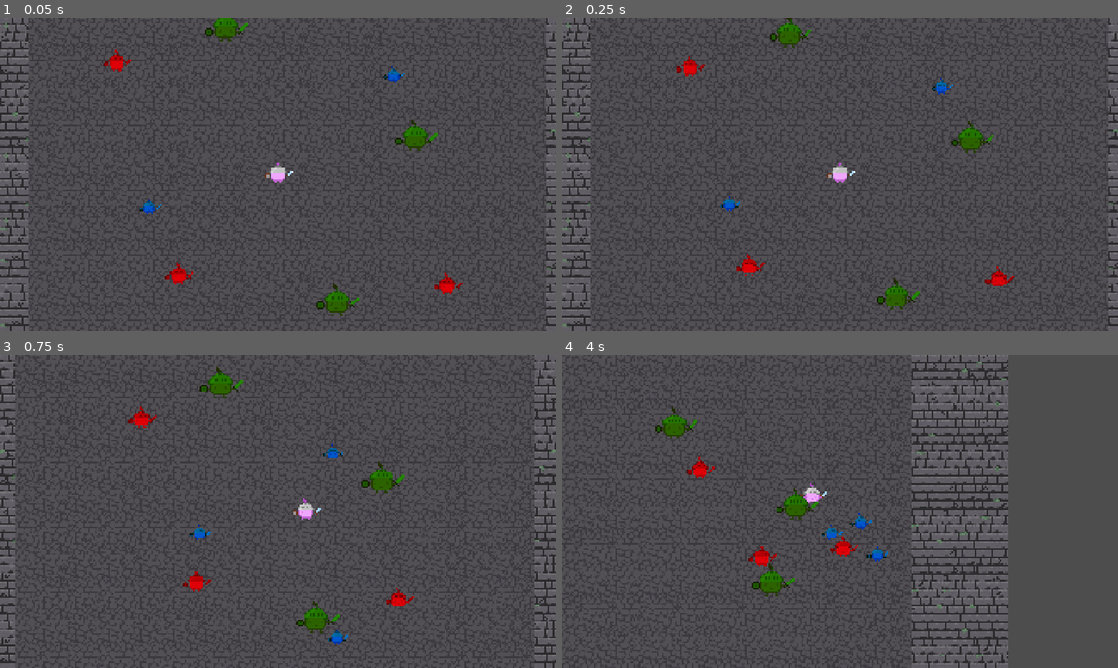
Above: before the commit, frames 1-4 (two rows, left to right).
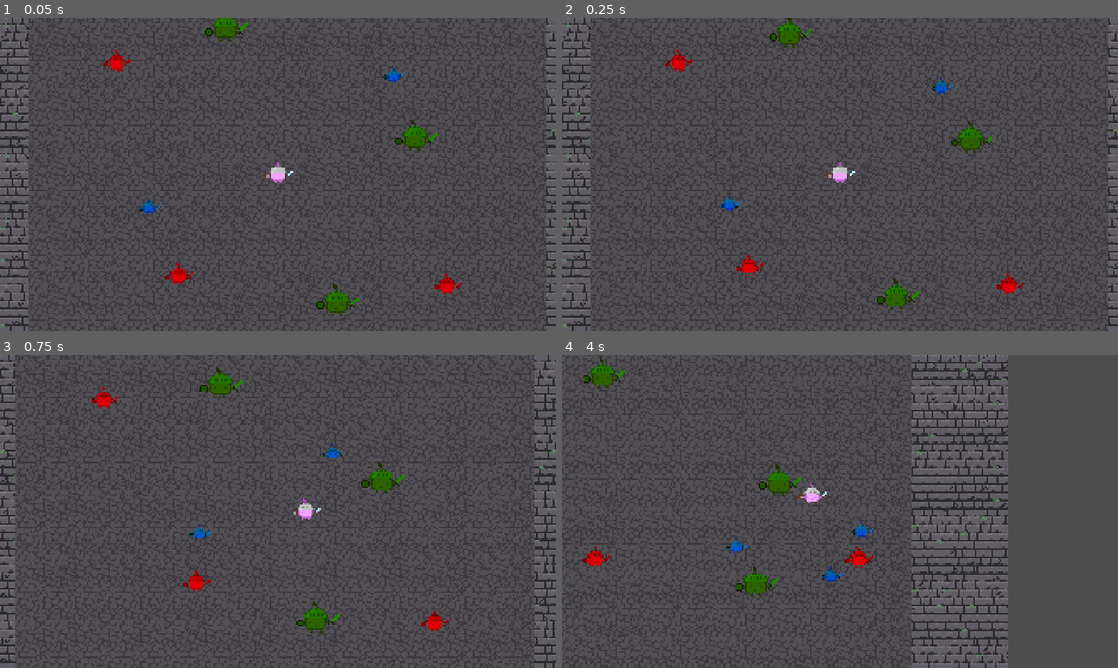
Above: after the commit, the same moments.

Repository: Mystievous/2025-mini-level-1
Game: Godot game, scene res://dev_workspaces/artemis/enemies/enemy_test_scene.tscn
Two runs of this game, one before a commit and one after it. Both use one fixed random seed, a clock stepped at 60 frames per second and the inputs below. The project has no main scene, so this scene is started directly.
Inputs:
- Up to frame 1 (0.05 s): no input
- Up to frame 2 (0.25 s): no input
- Up to frame 3 (0.75 s): hold Right (ui_right) from 0.53 s (still down)
- Up to frame 4 (4 s): release Right (ui_right) at 1.28 s; hold Down (ui_down) 1.28-2.03 s; hold Right (ui_right) 2.03-2.78 s; hold Up (ui_up) 2.78-3.53 s; hold Left (ui_left) from 3.53 s (still down)

Frame 1 is identical in both runs. In frame 2, 0.5% of the frame differs, in the area x 18-84%, y 10-89%; in frame 3, 0.6%; in frame 4, 2.9%, in the area x 3-59%, y 0-78%.

Commit message:
enemy detection range + wandering

Diff:
--- a/characters/enemies/jester.tscn
+++ b/characters/enemies/jester.tscn
@@ -15,6 +15,9 @@
 [sub_resource type="CircleShape2D" id="CircleShape2D_pfnhy"]
 radius = 46.043457
 
+[sub_resource type="CircleShape2D" id="CircleShape2D_fry3h"]
+radius = 160.0125
+
 [node name="Jester" type="CharacterBody2D"]
 collision_layer = 4
 
@@ -22,7 +25,6 @@
 shape = SubResource("RectangleShape2D_g64rt")
 
 [node name="Hitbox" parent="." instance=ExtResource("2_rmiuj")]
-use_color = true
 
 [node name="CollisionShape2D" type="CollisionShape2D" parent="Hitbox"]
 position = Vector2(0, -1.5)
@@ -33,7 +35,8 @@
 modulate = Color(0.93314946, 0, 0.026759928, 1)
 texture = ExtResource("1_wtjtx")
 
-[node name="EnemyBehavior" parent="." instance=ExtResource("3_kyeje")]
+[node name="EnemyBehavior" parent="." node_paths=PackedStringArray("player_detection_area") instance=ExtResource("3_kyeje")]
+player_detection_area = NodePath("../DetectionArea")
 speed_multiplier = 0.6
 
 [node name="EnemyAttack" parent="." node_paths=PackedStringArray("enemySprite", "enemyBehavior") instance=ExtResource("4_rmiuj")]
@@ -44,3 +47,12 @@
 [node name="CollisionShape2D" type="CollisionShape2D" parent="EnemyAttack"]
 shape = SubResource("CircleShape2D_pfnhy")
 debug_color = Color(0.9098039, 0.34509805, 0.3529412, 0.101960786)
+
+[node name="DetectionArea" type="Area2D" parent="."]
+collision_layer = 0
+collision_mask = 2
+monitorable = false
+
+[node name="CollisionShape2D" type="CollisionShape2D" parent="DetectionArea"]
+shape = SubResource("CircleShape2D_fry3h")
+debug_color = Color(0.2509804, 0.5058824, 1, 0.13333334)
--- a/characters/enemies/moth.tscn
+++ b/characters/enemies/moth.tscn
@@ -15,6 +15,9 @@
 [sub_resource type="CircleShape2D" id="CircleShape2D_ek5n7"]
 radius = 29.017237
 
+[sub_resource type="CircleShape2D" id="CircleShape2D_qpu0q"]
+radius = 160.0125
+
 [node name="Moth" type="CharacterBody2D"]
 collision_layer = 4
 
@@ -22,7 +25,6 @@
 shape = SubResource("RectangleShape2D_g64rt")
 
 [node name="Hitbox" parent="." instance=ExtResource("1_17k4o")]
-use_color = true
 color = 2
 
 [node name="CollisionShape2D" type="CollisionShape2D" parent="Hitbox"]
@@ -35,12 +37,14 @@
 scale = Vector2(0.75, 0.75)
 texture = ExtResource("2_6bx76")
 
-[node name="EnemyBehavior" parent="." instance=ExtResource("3_ek5n7")]
+[node name="EnemyBehavior" parent="." node_paths=PackedStringArray("player_detection_area") instance=ExtResource("3_ek5n7")]
 avoidance_layers = 4
 avoidance_mask = 4
+player_detection_area = NodePath("../DetectionArea")
 speed_multiplier = 0.9
 
 [node name="EnemyAttack" parent="." node_paths=PackedStringArray("enemySprite", "enemyBehavior") instance=ExtResource("4_6bx76")]
+attack_color = 2
 effect_scene = ExtResource("5_ek5n7")
 enemySprite = NodePath("../Sprite2D")
 enemyBehavior = NodePath("../EnemyBehavior")
@@ -48,3 +52,12 @@
 [node name="CollisionShape2D" type="CollisionShape2D" parent="EnemyAttack"]
 shape = SubResource("CircleShape2D_ek5n7")
 debug_color = Color(0.9098039, 0.34509805, 0.3529412, 0.101960786)
+
+[node name="DetectionArea" type="Area2D" parent="."]
+collision_layer = 0
+collision_mask = 2
+monitorable = false
+
+[node name="CollisionShape2D" type="CollisionShape2D" parent="DetectionArea"]
+shape = SubResource("CircleShape2D_qpu0q")
+debug_color = Color(0.2509804, 0.5058824, 1, 0.13333334)
--- a/characters/enemies/tree.tscn
+++ b/characters/enemies/tree.tscn
@@ -15,6 +15,9 @@
 [sub_resource type="CircleShape2D" id="CircleShape2D_pllno"]
 radius = 47.0
 
+[sub_resource type="CircleShape2D" id="CircleShape2D_7tyb5"]
+radius = 160.0125
+
 [node name="Tree" type="CharacterBody2D"]
 collision_layer = 4
 
@@ -22,7 +25,6 @@
 shape = SubResource("RectangleShape2D_g64rt")
 
 [node name="Hitbox" parent="." instance=ExtResource("1_3k34j")]
-use_color = true
 color = 1
 
 [node name="CollisionShape2D" type="CollisionShape2D" parent="Hitbox"]
@@ -35,13 +37,15 @@
 scale = Vector2(1.5, 1.5)
 texture = ExtResource("2_6xidp")
 
-[node name="EnemyBehavior" parent="." instance=ExtResource("3_pllno")]
+[node name="EnemyBehavior" parent="." node_paths=PackedStringArray("player_detection_area") instance=ExtResource("3_pllno")]
 avoidance_layers = 2
 avoidance_mask = 2
+player_detection_area = NodePath("../DetectionArea")
 target_distance_from_player = 50.0
 speed_multiplier = 0.3
 
 [node name="EnemyAttack" parent="." node_paths=PackedStringArray("enemySprite", "enemyBehavior") instance=ExtResource("4_6xidp")]
+attack_color = 1
 effect_scene = ExtResource("5_pllno")
 enemySprite = NodePath("../Sprite2D")
 enemyBehavior = NodePath("../EnemyBehavior")
@@ -49,3 +53,12 @@
 [node name="CollisionShape2D" type="CollisionShape2D" parent="EnemyAttack"]
 shape = SubResource("CircleShape2D_pllno")
 debug_color = Color(0.9098039, 0.34509805, 0.3529412, 0.101960786)
+
+[node name="DetectionArea" type="Area2D" parent="."]
+collision_layer = 0
+collision_mask = 2
+monitorable = false
+
+[node name="CollisionShape2D" type="CollisionShape2D" parent="DetectionArea"]
+shape = SubResource("CircleShape2D_7tyb5")
+debug_color = Color(0.2509804, 0.5058824, 1, 0.13333334)
--- a/components/enemy_behavior.gd
+++ b/components/enemy_behavior.gd
@@ -1,7 +1,20 @@
 extends NavigationAgent2D
 class_name EnemyBehavior
 
-## The distance that this enemy will try to stay at from the player.
+@export_group("Wandering")
+## The area the enemy will see the player inside, otherwise the enemy will wander
+@export var player_detection_area: Area2D
+## Minimum time the enemy might sit idle before wandering
+@export_custom(PROPERTY_HINT_NONE, "suffix:seconds") var minimum_idle_time: float = 2.5
+## Maximum time the enemy might sit idle before wandering
+@export_custom(PROPERTY_HINT_NONE, "suffix:seconds") var maximum_idle_time: float = 5.0
+## Minimum distance the enemy can wander
+@export var minimum_wander_distance: float = 10.0
+## Maximum distance the enemy can wander
+@export var maximum_wander_distance: float = 40.0
+
+@export_group("Tracking Player")
+## The distance that this enemy will try to stay at from the player while tracking.
 @export_custom(PROPERTY_HINT_NONE, "suffix:px") var target_distance_from_player: float = 30.0
 
 ## The speed (multiplied by `Statics.base_move_speed / 2`) that the enemy will move.
@@ -17,24 +30,46 @@
 
 var player: Node2D
 
+var idle_timer: Timer
+var wander_target: Vector2 = Vector2.ZERO
+
 func _ready() -> void:
+	idle_timer = Timer.new()
+	idle_timer.timeout.connect(wander)
+	add_child(idle_timer)
+
 	var parentNode = get_parent()
-	if parentNode is CharacterBody2D:
-		parent = parentNode
-	else:
-		push_error("EnemyBehavior is meant to be a direct child of a CharacterBody2D.")
-
-	var playerNode = get_tree().get_first_node_in_group("Player")
-	if playerNode:
-		player = playerNode
-	else:
-		push_warning("Player node could not be found!")
+	parent = parentNode
 
 	velocity_computed.connect(_on_velocity_computed)
 
-func _get_target_position_by_player():
+	player_detection_area.body_entered.connect(_on_detection_body_entered)
+	player_detection_area.body_exited.connect(_on_detection_body_exited)
+
+func _on_detection_body_entered(body: Node2D):
+	if body.is_in_group("Player"):
+		player = body
+		idle_timer.stop()
+
+func _on_detection_body_exited(body: Node2D):
+	if body == player:
+		player = null
+
+func wander() -> void:
+	var vector := Vector2.from_angle(randf() * 2 * PI).normalized()
+
+	var distance := randf_range(minimum_wander_distance, maximum_wander_distance)
+
+	wander_target = parent.global_position + vector * distance
+	print("Wandering to ", wander_target)
+
+func clear_wander() -> void:
+	idle_timer.stop()
+	wander_target = Vector2.ZERO
+
+func _get_target_position_by_player() -> Vector2:
 	if not player:
-		return
+		return Vector2.ZERO
 
 	var player_position = player.global_position
 
@@ -45,18 +80,28 @@
 func _physics_process(_delta: float) -> void:
 	if disable_movement:
 		velocity = Vector2()
-		parent.move_and_slide()
 		return
-	if not player:
+	if not player and idle_timer.is_stopped() and not wander_target:
+		idle_timer.wait_time = randf_range(minimum_idle_time, maximum_idle_time)
+		idle_timer.start()
+
 		return
 
-	target_position = _get_target_position_by_player()
+	if wander_target:
+		target_position = wander_target
+	else:
+		target_position = _get_target_position_by_player()
+
+	if not target_position:
+		return
 
 	var current_agent_position = parent.global_position
 	var next_path_position = get_next_path_position()
 	var new_velocity = current_agent_position.direction_to(next_path_position) * move_speed
 
 	if is_navigation_finished():
+		if wander_target:
+			wander_target = Vector2.ZERO
 		return
 
 	if avoidance_enabled:
--- a/components/hitbox.gd
+++ b/components/hitbox.gd
@@ -4,7 +4,7 @@
 @export_group("Color")
 # This makes the `use_color` be a toggle for the `Color` export group
 ## Whether to filter the incoming attacks by attack color
-@export_custom(PROPERTY_HINT_GROUP_ENABLE, "") var use_color: bool
+@export_custom(PROPERTY_HINT_GROUP_ENABLE, "") var use_color: bool = true
 ## The color that this hitbox will receive damage from
 @export var color: Statics.ColorType
 
--- a/dev_workspaces/artemis/test_player.tscn
+++ b/dev_workspaces/artemis/test_player.tscn
@@ -19,6 +19,7 @@
 [node name="Hitbox" parent="." instance=ExtResource("3_0j5v1")]
 collision_layer = 2
 collision_mask = 0
+use_color = false
 
 [node name="CollisionShape2D" type="CollisionShape2D" parent="Hitbox"]
 position = Vector2(0, -0.5)
Not shown: 1 places in characters/enemies/jester.tscn that only renumber resources
Not shown: 1 places in characters/enemies/moth.tscn that only renumber resources
Not shown: 1 places in characters/enemies/tree.tscn that only renumber resources
